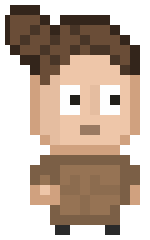
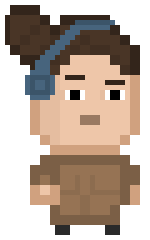
The second w=150, h=240 image is a revision of the first. Changes to its layers:
painted on "голова" over [10, 15, 130, 135]
painted on "тело" over [60, 175, 120, 190]
